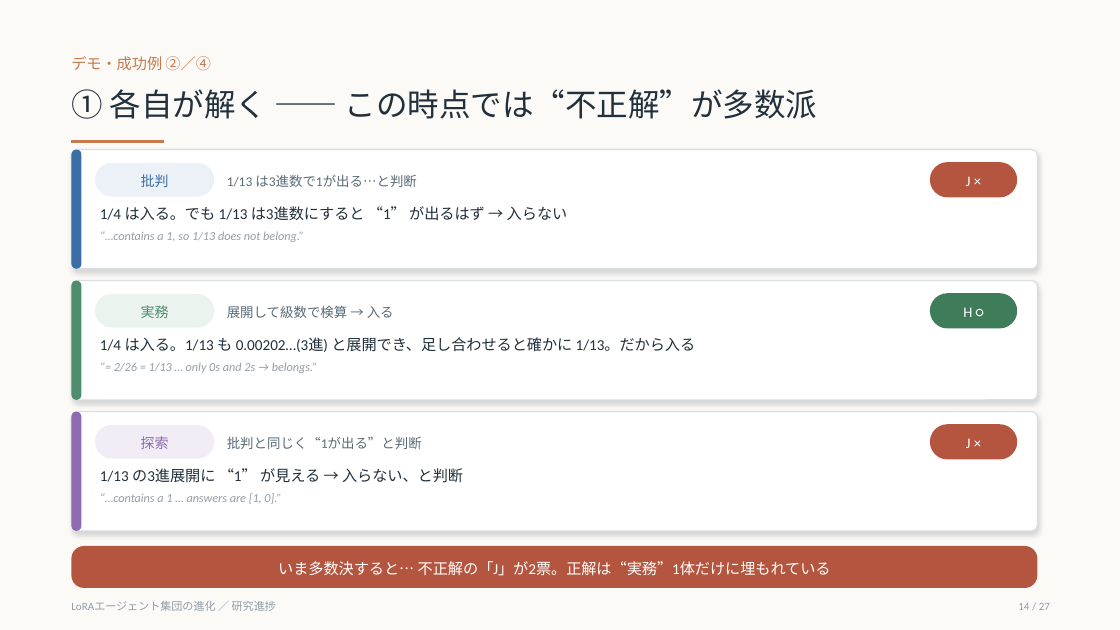
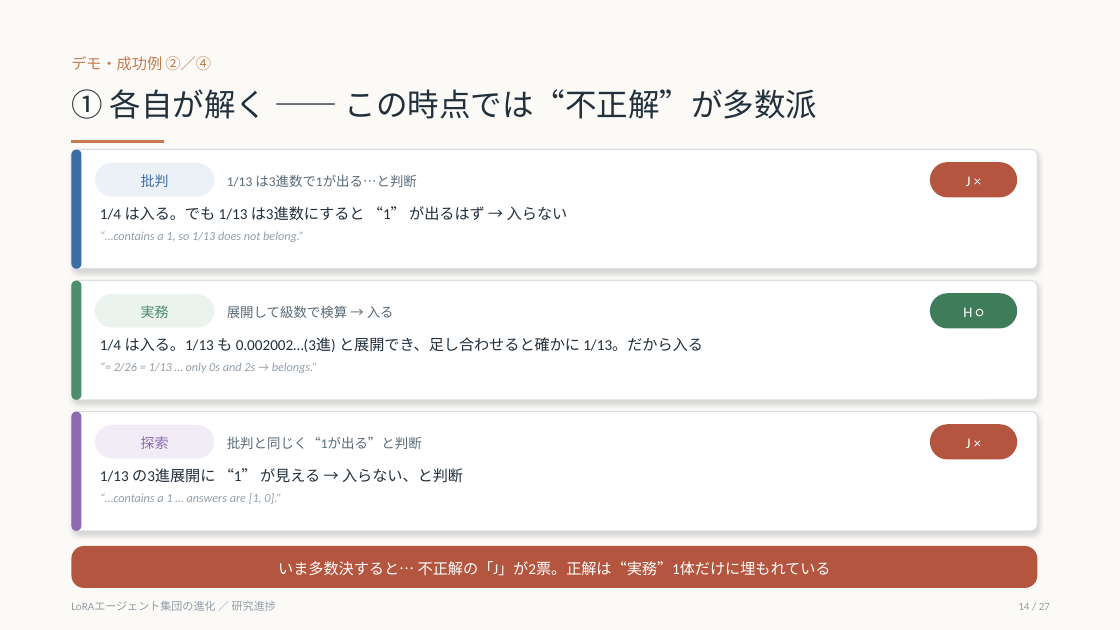
Before and after one commit to als141/evo-swarm-lora, a slide deck: slide 18 of slides/20260709_progress_v2/研究進捗_20260709_v2.pptx. Drawn at 1120x630 pixels with LibreOffice and Linux fonts; fonts in the diff are those of the drawing. Boxes give left, top, right and bottom in pixels: in the first picture for what was removed or moved away, otherwise in the second. Text is boxed around its words. In the diff, an @@ line names an element or a change of style, - is before the commit and + after.

```diff
--- a/slides/20260709_progress_v2/研究進捗_20260709_v2.pptx
+++ b/slides/20260709_progress_v2/研究進捗_20260709_v2.pptx
@@ text at <box>100,337,703,352</box>: text changed @@
-1/4 は入る。1/13 も 0.00202…(3進) と展開でき、足し合わせると確かに 1/13。だから入る
+1/4 は入る。1/13 も 0.002002…(3進) と展開でき、足し合わせると確かに 1/13。だから入る
```
Also in this commit, not shown: 2 other slides changed, 16 other files.
